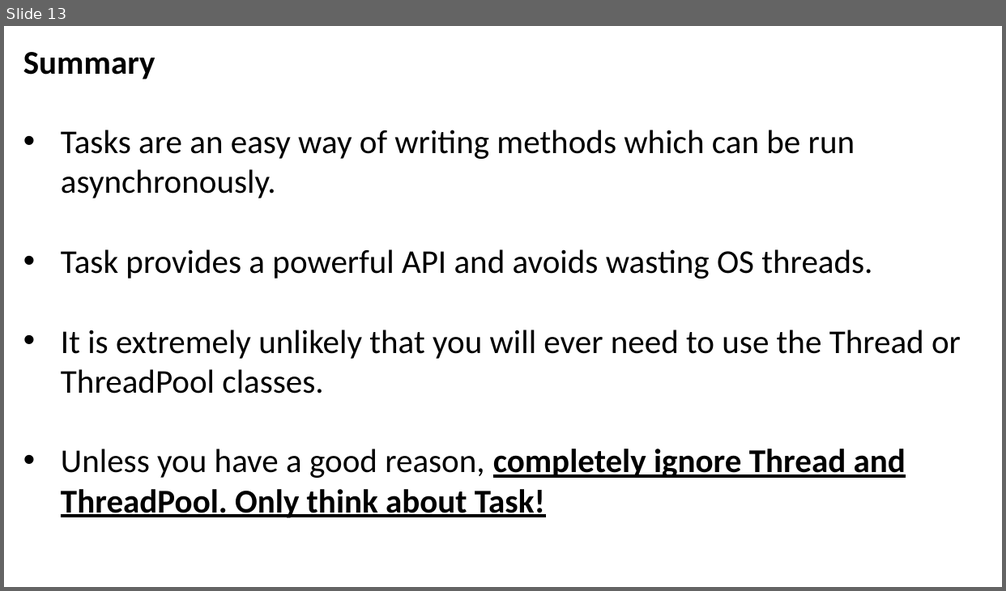
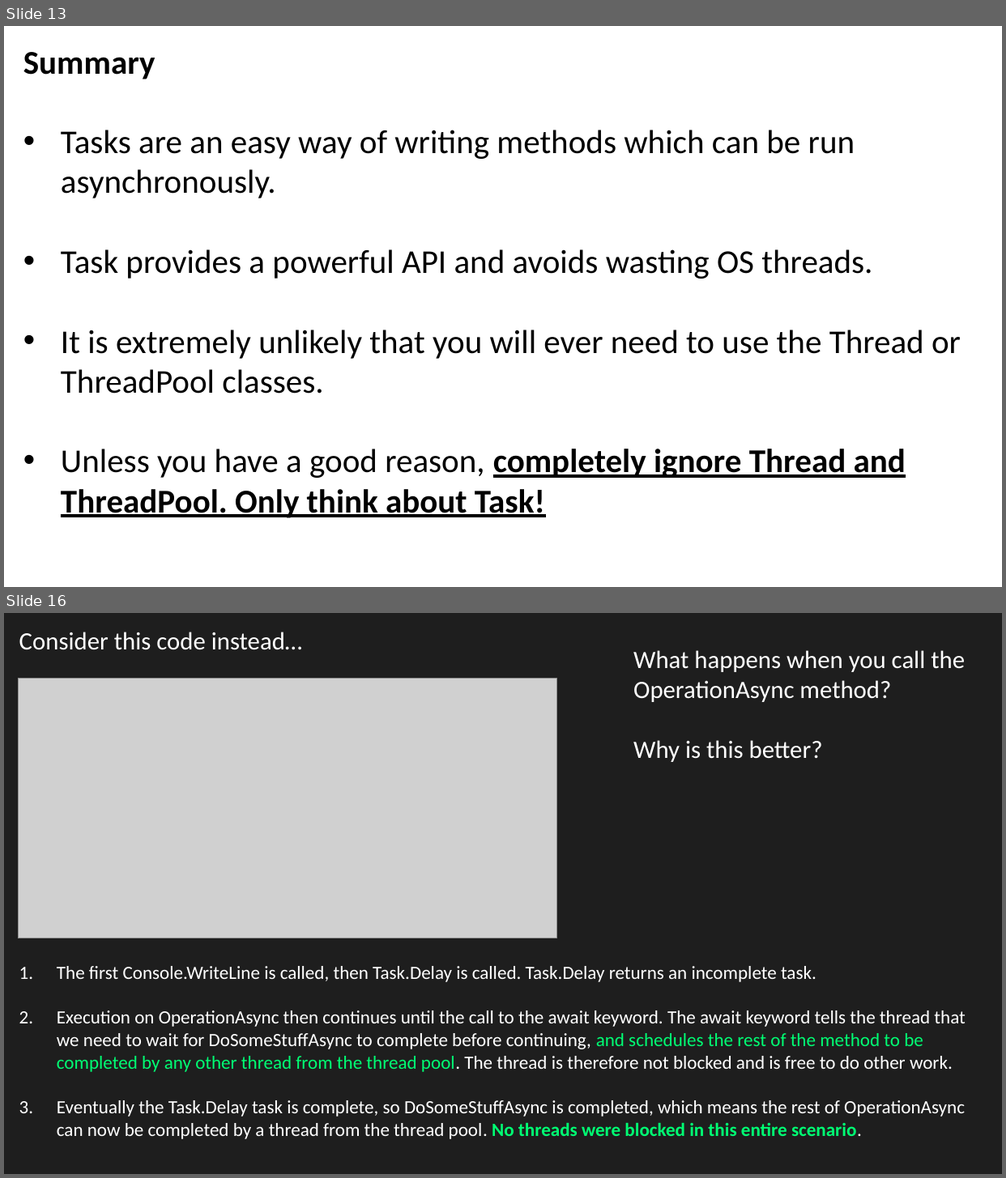
Before and after one commit to JoshKain/AsyncAwaitQuiz, a slide deck: Async and await presentation.pptx. Shown one above the other, each under a label of ours: slide 13 before the commit, slides 13 and 16 after it; the slides between them are not shown. The pictures are 1006x591 and 1006x1178 pixels, drawn with LibreOffice and Linux fonts; fonts in the diff are those of the drawing; grey boxes stand for pictures. Boxes give left, top, right and bottom in pixels: in the first picture for what was removed or moved away, otherwise in the second. Text is boxed around its words. In the diff, an @@ line names an element or a change of style, - is before the commit and + after.

```diff
--- a/Async and await presentation.pptx
+++ b/Async and await presentation.pptx
@@ slide 16 added at <box>4,613,1002,1174</box>, background #1E1E1E @@
@@ text added at <box>19,632,302,650</box>, 24 pt, text #FFFFFF @@
+Consider this code instead…
@@ text added at <box>633,650,965,762</box>, 24 pt, text #FFFFFF @@
+What happens when you call the OperationAsync method?
+Why is this better?
@@ picture added at <box>18,678,556,939</box> @@
@@ text added at <box>57,966,965,1139</box>, 18 pt, text #FFFFFF @@
+1. The first Console.WriteLine is called, then Task.Delay is called. Task.Delay returns an incomplete task.
+2. Execution on OperationAsync then continues until the call to the await keyword. The await keyword tells the thread that we need to wait for DoSomeStuffAsync to complete before continuing, and schedules the rest of the method to be completed by any other thread from the thread pool. The thread is therefore not blocked and is free to do other work.
+3. Eventually the Task.Delay task is complete, so DoSomeStuffAsync is completed, which means the rest of OperationAsync can now be completed by a thread from the thread pool. No threads were blocked in this entire scenario.
```
Also in this commit, not shown: 1 slide changed, 1 other slide added, 7 other files.
